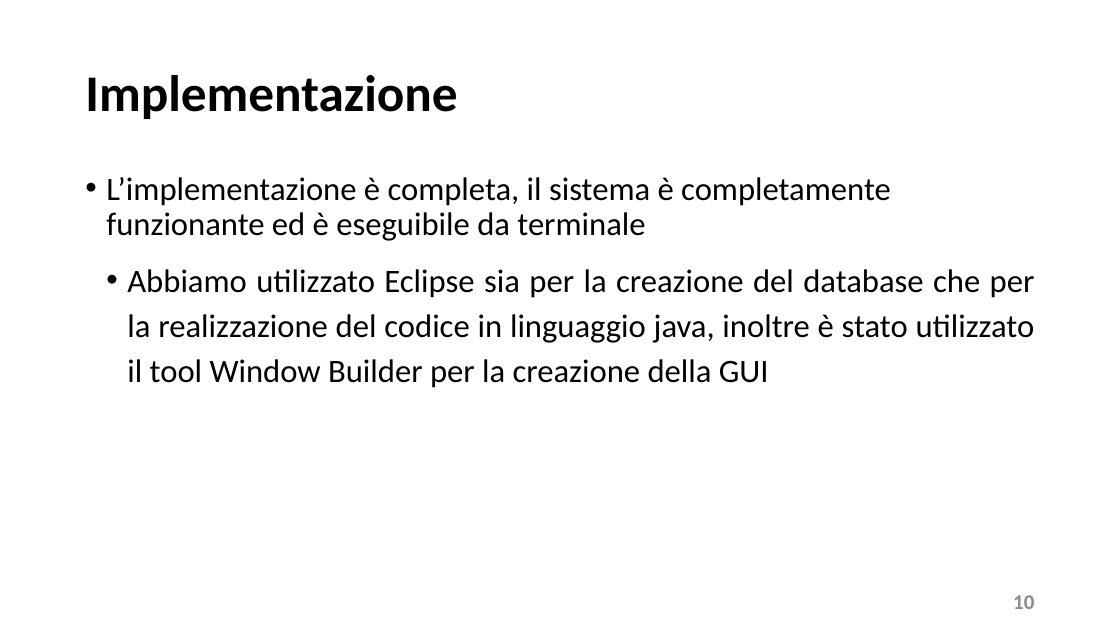
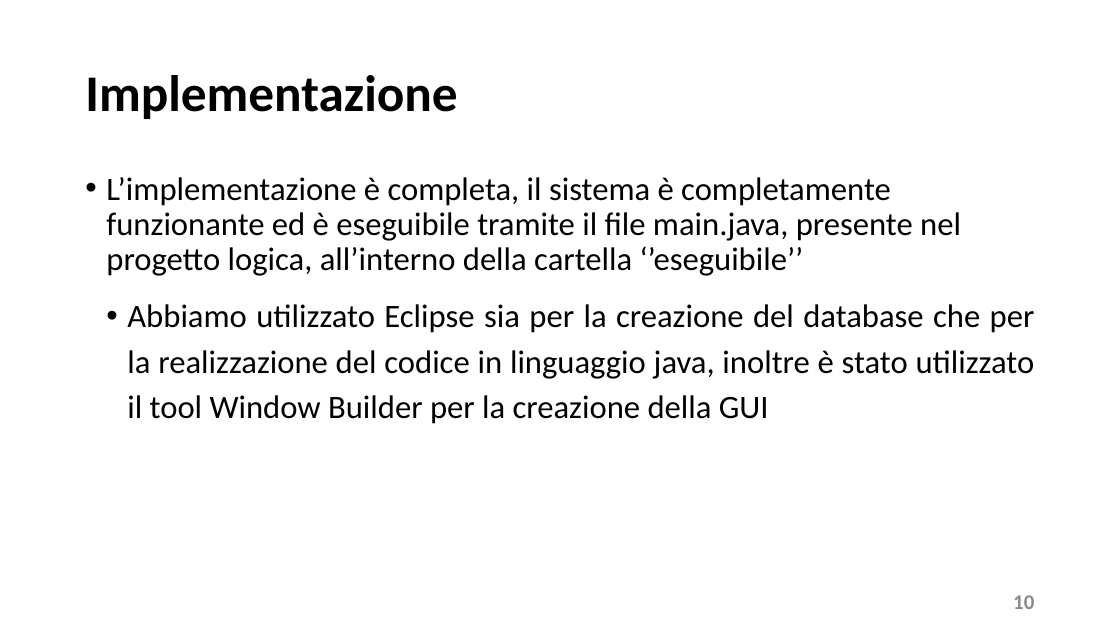
Before and after one commit to FilippoBolis/MED_Progetto_Ing_Software_23_24, a slide deck: slide 10 of MED/doc/Presentazione M.E.D.pptx. Drawn at 1120x630 pixels with LibreOffice and Linux fonts; fonts in the diff are those of the drawing. Boxes give left, top, right and bottom in pixels: in the first picture for what was removed or moved away, otherwise in the second. Text is boxed around its words. In the diff, an @@ line names an element or a change of style, - is before the commit and + after.

```diff
--- a/MED/doc/Presentazione M.E.D.pptx
+++ b/MED/doc/Presentazione M.E.D.pptx
@@ text at (106,177,961,276): text changed @@
-• L’implementazione è completa, il sistema è completamente funzionante ed è eseguibile da terminale
+• L’implementazione è completa, il sistema è completamente funzionante ed è eseguibile tramite il file main.java, presente nel progetto logica, all’interno della cartella ‘’eseguibile’’
```
Also in this commit, not shown: 3 other slides changed.
